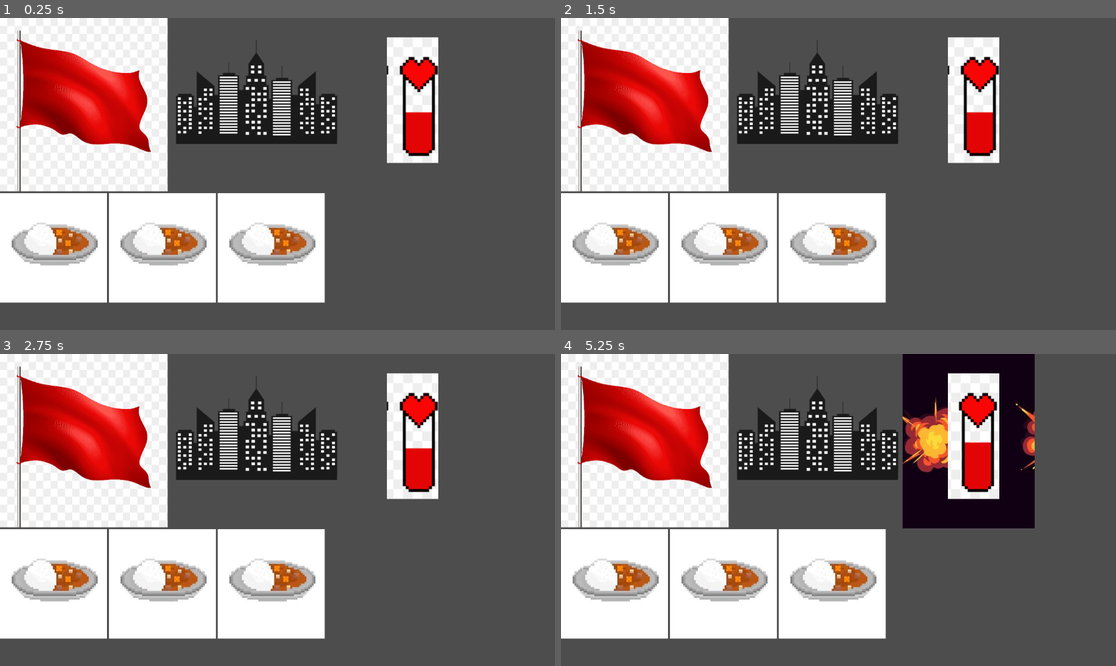
Above: before the commit, frames 1-4 (two rows, left to right).
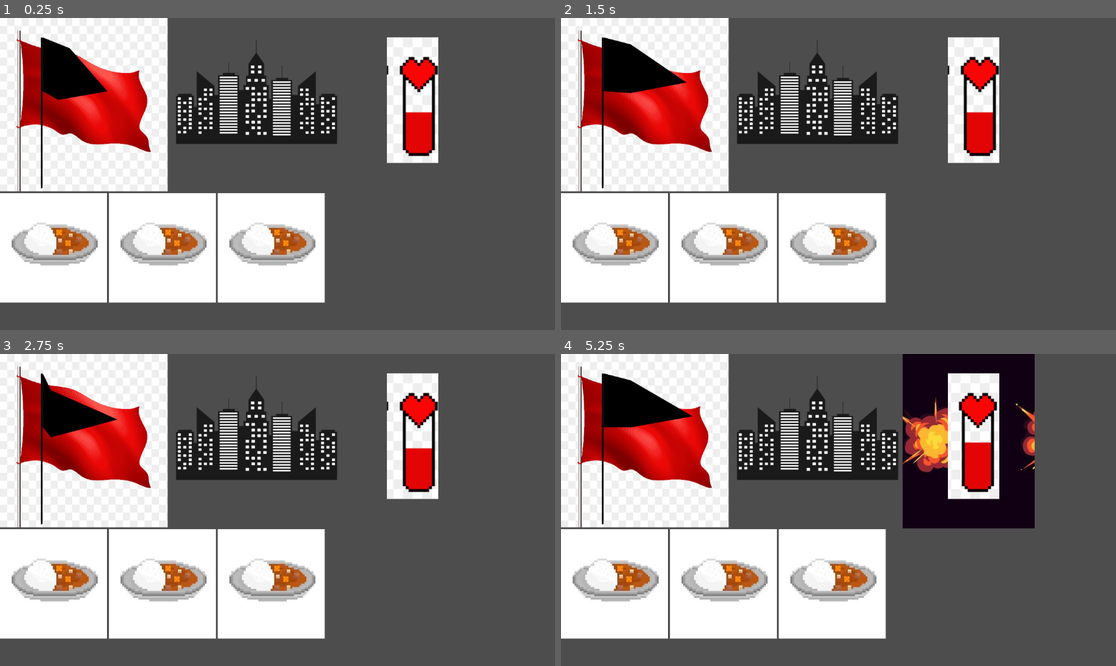
Above: after the commit, the same moments.

Repository: MelissaEPFL/OrbitalGameJam2025
Game: Godot game, scene res://country.tscn
The game is run twice, just before and just after one commit, with the same random seed, the same clock (stepped at 60 frames per second) and the same inputs.
Inputs:
- Up to frame 1 (0.25 s): no input
- Up to frame 2 (1.5 s): no input
- Up to frame 3 (2.75 s): no input
- Up to frame 4 (5.25 s): no input

The runs differ from the first frame. In frame 1, 1.6% of the frame differs, in the area x 7-20%, y 6-55%; in frame 2, 1.8%; in frame 3, 1.4%; in frame 4, 1.9%, in the area x 7-24%, y 6-55%.

Commit message:
Add flag animation

Diff:
--- a/Game/country.gd
+++ b/Game/country.gd
@@ -20,10 +20,13 @@
 
 @onready var _animation_healthbar = $VBoxContainer/upper/HealthbarContainer/Healthbar
 @onready var _animation_city = $VBoxContainer/upper/CityContainer/City
+@onready var _animation_flag = $VBoxContainer/upper/FlagContainer/Flag
+
 
 func _ready():
 	_animation_healthbar.frame = 1
 	_animation_city.visible = false
+	_animation_flag.play()
 
 func _process(delta):
 	time_country = time_country + delta
--- a/Game/country.tscn
+++ b/Game/country.tscn
@@ -1,11 +1,90 @@
-[gd_scene load_steps=24 format=3 uid="uid://b4sy00ot8bfvn"]
+[gd_scene load_steps=36 format=3 uid="uid://b4sy00ot8bfvn"]
 
 [ext_resource type="Texture2D" uid="uid://bjaia504ofiw5" path="res://assets/ingredient_01.jpeg" id="1_1yy88"]
 [ext_resource type="Texture2D" uid="uid://lxljw6ivm4ao" path="res://assets/flag.png" id="1_6le3f"]
 [ext_resource type="Script" uid="uid://2ot031kd13ag" path="res://country.gd" id="1_rk51i"]
 [ext_resource type="Texture2D" uid="uid://dd3kgg8no32mt" path="res://assets/city.png" id="2_2w0xq"]
+[ext_resource type="Texture2D" uid="uid://cebruahwu2tjh" path="res://assets/flag_sprites.png" id="3_05fxv"]
 [ext_resource type="Texture2D" uid="uid://dkcmxnxogcg3y" path="res://assets/healthbar_sprites.png" id="3_wvw0n"]
 [ext_resource type="Texture2D" uid="uid://dsd0yjumvmq00" path="res://assets/city_explosion.jpg" id="4_nsy2n"]
+
+[sub_resource type="AtlasTexture" id="AtlasTexture_oc2pf"]
+atlas = ExtResource("3_05fxv")
+region = Rect2(0, 0, 202, 324)
+
+[sub_resource type="AtlasTexture" id="AtlasTexture_f2i0h"]
+atlas = ExtResource("3_05fxv")
+region = Rect2(202, 0, 202, 324)
+
+[sub_resource type="AtlasTexture" id="AtlasTexture_qge85"]
+atlas = ExtResource("3_05fxv")
+region = Rect2(404, 0, 202, 324)
+
+[sub_resource type="AtlasTexture" id="AtlasTexture_4xyou"]
+atlas = ExtResource("3_05fxv")
+region = Rect2(606, 0, 202, 324)
+
+[sub_resource type="AtlasTexture" id="AtlasTexture_iln63"]
+atlas = ExtResource("3_05fxv")
+region = Rect2(808, 0, 202, 324)
+
+[sub_resource type="AtlasTexture" id="AtlasTexture_pdcqv"]
+atlas = ExtResource("3_05fxv")
+region = Rect2(1010, 0, 202, 324)
+
+[sub_resource type="AtlasTexture" id="AtlasTexture_a6l21"]
+atlas = ExtResource("3_05fxv")
+region = Rect2(1212, 0, 202, 324)
+
+[sub_resource type="AtlasTexture" id="AtlasTexture_cww2c"]
+atlas = ExtResource("3_05fxv")
+region = Rect2(1414, 0, 202, 324)
+
+[sub_resource type="AtlasTexture" id="AtlasTexture_um3sa"]
+atlas = ExtResource("3_05fxv")
+region = Rect2(1616, 0, 202, 324)
+
+[sub_resource type="AtlasTexture" id="AtlasTexture_5cs5r"]
+atlas = ExtResource("3_05fxv")
+region = Rect2(1818, 0, 202, 324)
+
+[sub_resource type="SpriteFrames" id="SpriteFrames_6hicr"]
+animations = [{
+"frames": [{
+"duration": 1.0,
+"texture": SubResource("AtlasTexture_oc2pf")
+}, {
+"duration": 1.0,
+"texture": SubResource("AtlasTexture_f2i0h")
+}, {
+"duration": 1.0,
+"texture": SubResource("AtlasTexture_qge85")
+}, {
+"duration": 1.0,
+"texture": SubResource("AtlasTexture_4xyou")
+}, {
+"duration": 1.0,
+"texture": SubResource("AtlasTexture_iln63")
+}, {
+"duration": 1.0,
+"texture": SubResource("AtlasTexture_pdcqv")
+}, {
+"duration": 1.0,
+"texture": SubResource("AtlasTexture_a6l21")
+}, {
+"duration": 1.0,
+"texture": SubResource("AtlasTexture_cww2c")
+}, {
+"duration": 1.0,
+"texture": SubResource("AtlasTexture_um3sa")
+}, {
+"duration": 1.0,
+"texture": SubResource("AtlasTexture_5cs5r")
+}],
+"loop": true,
+"name": &"default",
+"speed": 5.0
+}]
 
 [sub_resource type="AtlasTexture" id="AtlasTexture_dpgnl"]
 atlas = ExtResource("4_nsy2n")
@@ -138,9 +217,13 @@
 [node name="upper" type="HBoxContainer" parent="VBoxContainer"]
 layout_mode = 2
 
-[node name="flag" type="TextureRect" parent="VBoxContainer/upper"]
+[node name="FlagContainer" type="TextureRect" parent="VBoxContainer/upper"]
 layout_mode = 2
 texture = ExtResource("1_6le3f")
+
+[node name="Flag" type="AnimatedSprite2D" parent="VBoxContainer/upper/FlagContainer"]
+position = Vector2(182, 192)
+sprite_frames = SubResource("SpriteFrames_6hicr")
 
 [node name="CityContainer" type="TextureRect" parent="VBoxContainer/upper"]
 layout_mode = 2
Binary file added: Game/assets/flag_sprites.png
Not shown, added: Game/assets/flag_sprites.png.import
